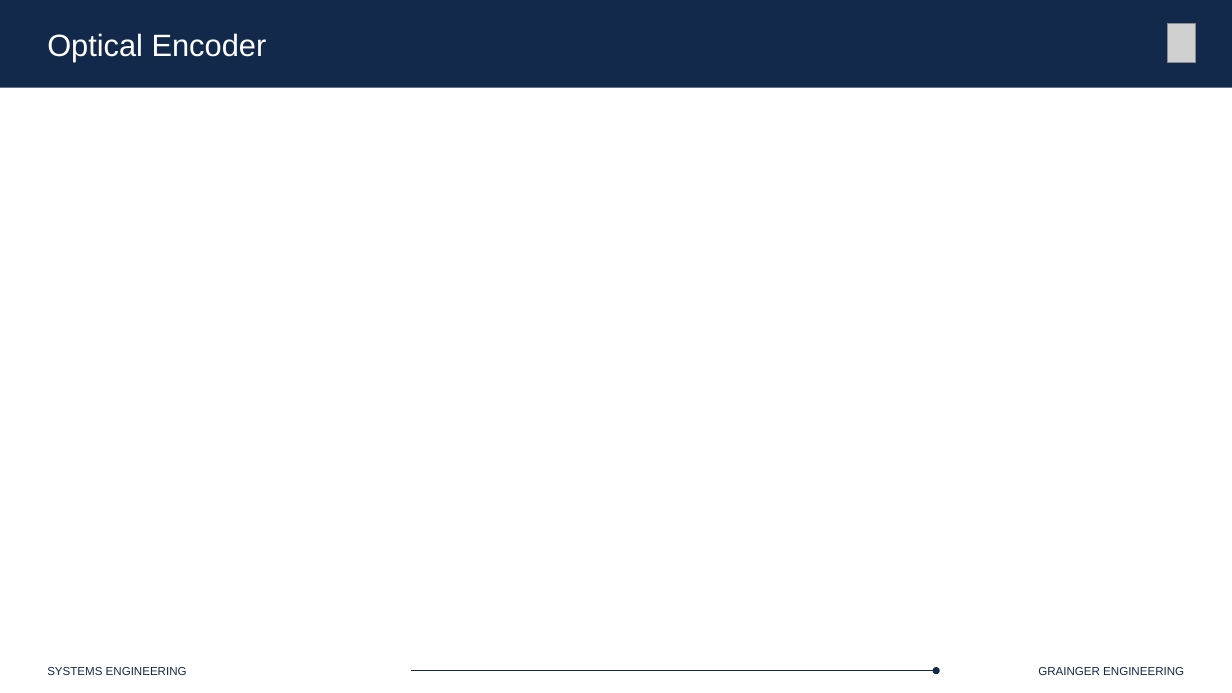
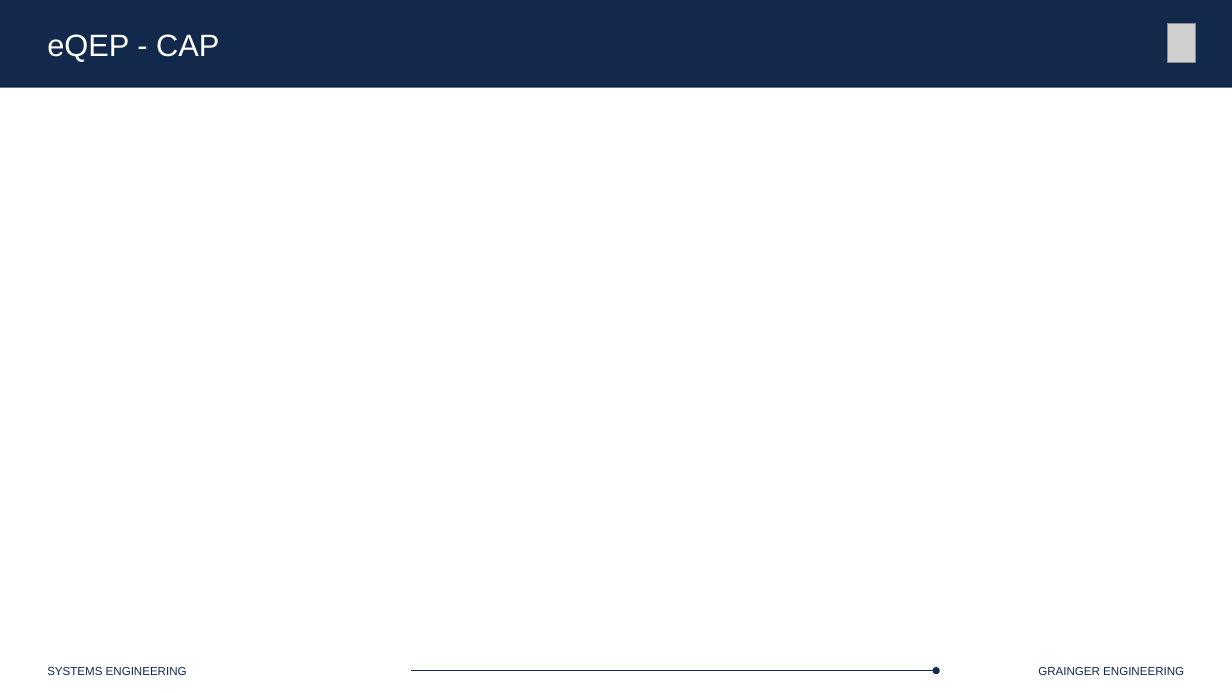
Before and after one commit to Marius-Juston/SE-423---Class-Material, a slide deck: slide 34 of Lectures/Slides/L6.pptx (slide 24 before the commit). Drawn at 1232x693 pixels with LibreOffice and Linux fonts; fonts in the diff are those of the drawing; grey boxes stand for pictures. Boxes give left, top, right and bottom in pixels: in the first picture for what was removed or moved away, otherwise in the second. Text is boxed around its words. In the diff, an @@ line names an element or a change of style, - is before the commit and + after.

Commit message:
added eQEP,  absolute encoder example, FIFO

```diff
--- a/Lectures/Slides/L6.pptx
+++ b/Lectures/Slides/L6.pptx
@@ text at (47, 34, 219, 61): text changed @@
-Optical Encoder
+eQEP - CAP
```
Also in this commit, not shown: 9 other slides changed, 15 slides added, 1 other file.
